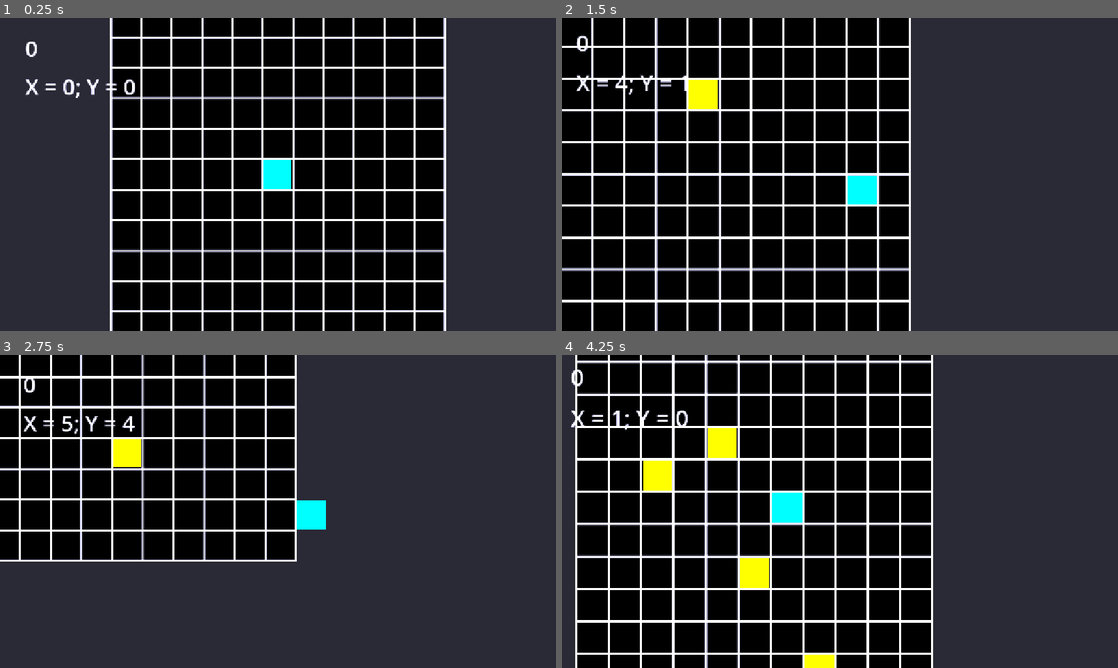
Above: before the commit, frames 1-4 (two rows, left to right).
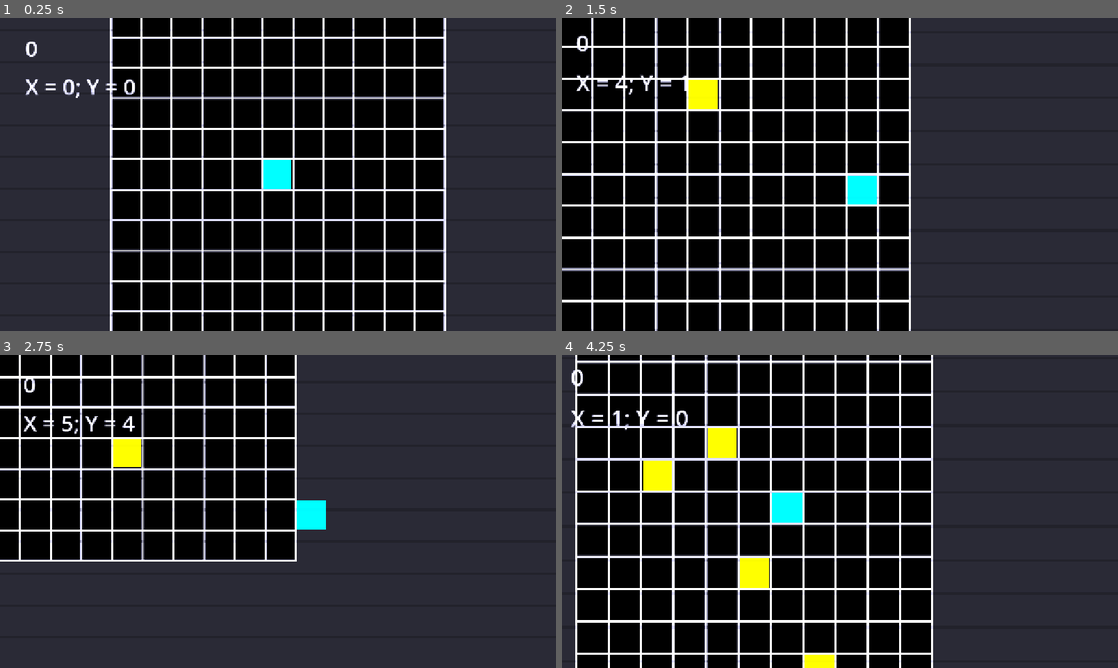
Above: after the commit, the same moments.

Repository: maseyonok421/maseyonok-sTestGameAboutPointThatCanMoveIn4DirectionsOnGrid
Game: Godot game, scene res://scenes/game.tscn
Two runs of this game, one before a commit and one after it. Both use one fixed random seed, a clock stepped at 60 frames per second and the inputs below.
Inputs:
- Up to frame 1 (0.25 s): no input
- Up to frame 2 (1.5 s): hold Right (ui_right) 0.53-1.28 s; hold Down (ui_down) from 1.28 s (still down)
- Up to frame 3 (2.75 s): release Down (ui_down) at 2.03 s; hold Right (ui_right) from 2.03 s (still down)
- Up to frame 4 (4.25 s): release Right (ui_right) at 2.78 s; hold Up (ui_up) 2.78-3.53 s; hold Left (ui_left) from 3.53 s (still down)

The runs differ from the first frame. In frame 1, 1.1% of the frame differs, in the area x 4-81%, y 3-96%; in frame 2, 0.3%; in frame 3, 0.2%; in frame 4, 1.5%, in the area x 1-67%, y 0-99%.

Commit message:
+ cursed Scanlines; + Broken Fisheye

Diff:
--- a/prefabs/camera.tscn
+++ b/prefabs/camera.tscn
@@ -1,6 +1,14 @@
-[gd_scene load_steps=2 format=3 uid="uid://c2kww08j1twov"]
+[gd_scene load_steps=4 format=3 uid="uid://c2kww08j1twov"]
 
 [ext_resource type="Script" uid="uid://d0ovqlpq8v1wa" path="res://scripts/camera.gd" id="1_70n02"]
+[ext_resource type="Shader" uid="uid://dym1nyw2qj70n" path="res://shaders/scanLinesShader.gdshader" id="2_6p8hw"]
+
+[sub_resource type="ShaderMaterial" id="ShaderMaterial_6p8hw"]
+shader = ExtResource("2_6p8hw")
+shader_parameter/lineThickness = 1.0140000449051199
+shader_parameter/lineSpacing = 20.0
+shader_parameter/lineBrightness = 0.8090000384275
+shader_parameter/screenYOffset = 0.0
 
 [node name="Camera" type="Camera2D"]
 script = ExtResource("1_70n02")
@@ -20,3 +28,11 @@
 offset_right = -391.0
 offset_bottom = -159.0
 theme_override_font_sizes/font_size = 50
+
+[node name="ColorRect" type="ColorRect" parent="."]
+material = SubResource("ShaderMaterial_6p8hw")
+offset_left = -647.0
+offset_top = -368.0
+offset_right = 644.0
+offset_bottom = 360.0
+size_flags_horizontal = 4
--- a/scenes/game.tscn
+++ b/scenes/game.tscn
@@ -41,7 +41,7 @@
 
 [node name="Player" parent="." instance=ExtResource("1_uwrxv")]
 
-[node name="Camera" parent="." instance=ExtResource("5_iywne")]
-
 [node name="WorldEnvironment" type="WorldEnvironment" parent="."]
 environment = SubResource("Environment_iywne")
+
+[node name="Camera" parent="." instance=ExtResource("5_iywne")]
--- /dev/null
+++ b/shaders/fishEye.gdshader
@@ -0,0 +1,18 @@
+shader_type canvas_item;
+
+uniform sampler2D screen_texture : hint_screen_texture;
+
+uniform float curvature : hint_range(0.0, 0.1) = 0.02;
+uniform float vignette  : hint_range(0.0, 1.0) = 0.3;
+
+void fragment() {
+
+	vec2  normalUv = SCREEN_UV*2.0 - 1.0;
+	float dist     = length(normalUv);
+	vec2  distortedUv = normalUv * ( 1.0 + curvature * dist * dist );
+	distortedUv       = distortedUv * 0.5 + 0.5;
+
+	float vignetteFactor = 1.0 - dist*dist;
+	COLOR = texture(screen_texture, distortedUv) * vignetteFactor;
+
+}
--- /dev/null
+++ b/shaders/scanLinesShader.gdshader
@@ -0,0 +1,20 @@
+shader_type canvas_item;
+
+uniform float lineThickness : hint_range(0.1, 10.0) = 2.0;
+uniform float lineSpacing   : hint_range(0.1, 20.0) = 3.0;
+uniform float lineBrightness: hint_range(0.0, 1.0 ) = 0.0;
+uniform float screenYOffset : hint_range(-1.0, 1.0) = 0.0;
+
+uniform sampler2D screen_texture : hint_screen_texture;
+
+void fragment() {
+
+	vec4 color= texture(screen_texture, SCREEN_UV);
+	float scanline = sin((UV.y + screenYOffset - TIME/10.0) * 3.1415 * lineSpacing);
+	scanline = (scanline + 1.0) * 0.5;
+	scanline = floor(scanline * lineThickness) / lineThickness;
+
+	color.rgb *= mix(1.0, lineBrightness, scanline);
+	COLOR = color;
+
+}
Not shown, added: shaders/fishEye.gdshader.uid
Not shown, added: shaders/scanLinesShader.gdshader.uid
